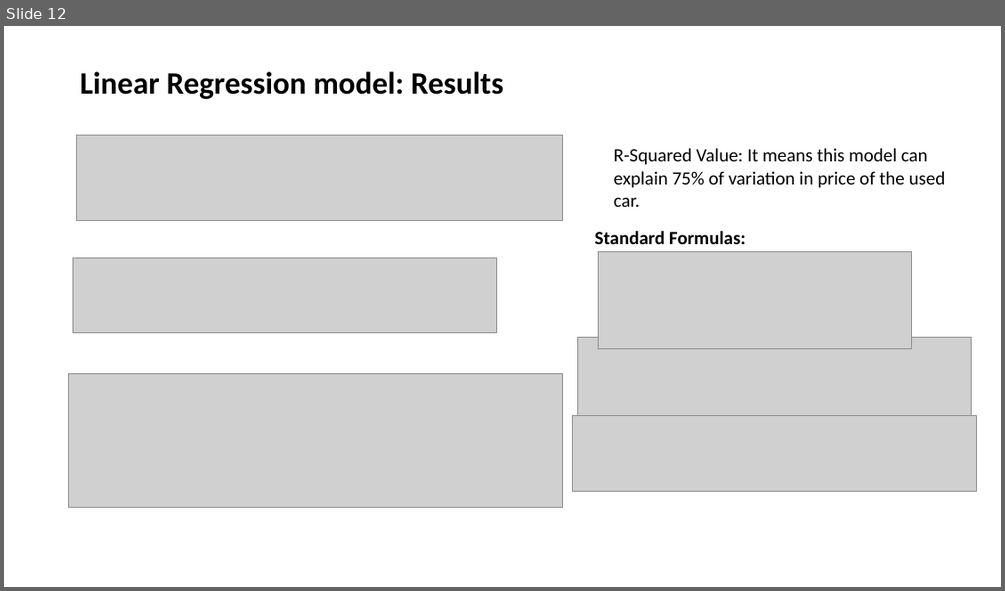
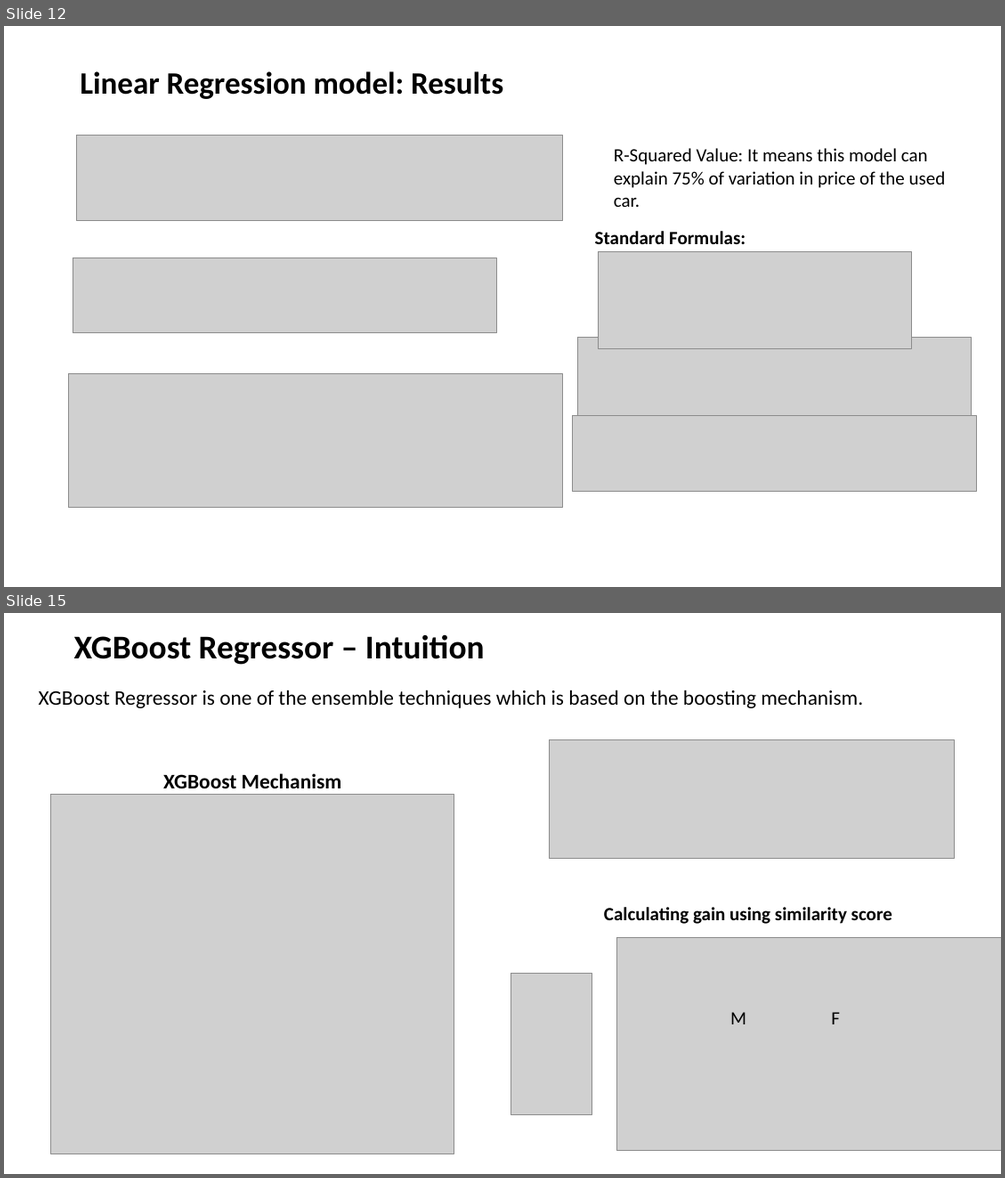
Before and after one commit to MANOJKUMAR1302/22FA_Dataverse_Team08, a slide deck: TEAM 8_FINAL_PRESENTATION.pptx. Shown one above the other, each under a label of ours: slide 12 before the commit, slides 12 and 15 after it; the slides between them are not shown. The pictures are 1005x591 and 1005x1178 pixels, drawn with LibreOffice and Linux fonts; fonts in the diff are those of the drawing; grey boxes stand for pictures. Boxes give left, top, right and bottom in pixels: in the first picture for what was removed or moved away, otherwise in the second. Text is boxed around its words. In the diff, an @@ line names an element or a change of style, - is before the commit and + after.

Commit message:
Update TEAM 8_FINAL_PRESENTATION.pptx
Updated slides for Random Forest and XGBoost Regressor models and summary.

```diff
--- a/TEAM 8_FINAL_PRESENTATION.pptx
+++ b/TEAM 8_FINAL_PRESENTATION.pptx
@@ slide 15 added at box(4, 613, 1001, 1174), background #FFFFFF @@
@@ title added at box(74, 635, 485, 665), 32 pt, text #000000, bold @@
+XGBoost Regressor – Intuition
@@ text added at box(39, 690, 863, 708), 20 pt, text #000000 @@
+XGBoost Regressor is one of the ensemble techniques which is based on the boosting mechanism.
@@ picture added at box(550, 739, 955, 858) @@
@@ picture added at box(51, 795, 454, 1154) @@
@@ text added at box(163, 773, 342, 788), 20 pt, text #000000, bold @@
+XGBoost Mechanism
@@ text added at box(604, 907, 892, 924), 18 pt, text #000000, bold @@
+Calculating gain using similarity score
@@ picture added at box(616, 938, 1001, 1150) @@
@@ picture added at box(511, 973, 591, 1115) @@
@@ text added at box(730, 1012, 746, 1024), 18 pt, text #000000 @@
+M
@@ text added at box(831, 1012, 840, 1024), 18 pt, text #000000 @@
+F
```
Also in this commit, not shown: 6 other slides added.
